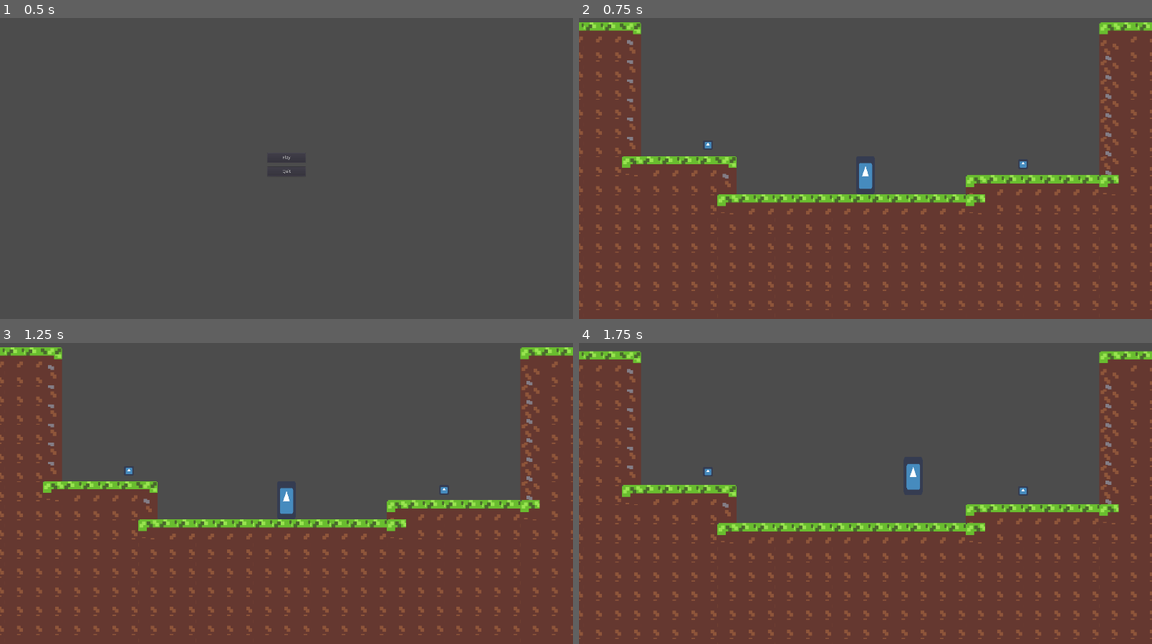
Above: before the commit, frames 1-4 (two rows, left to right).
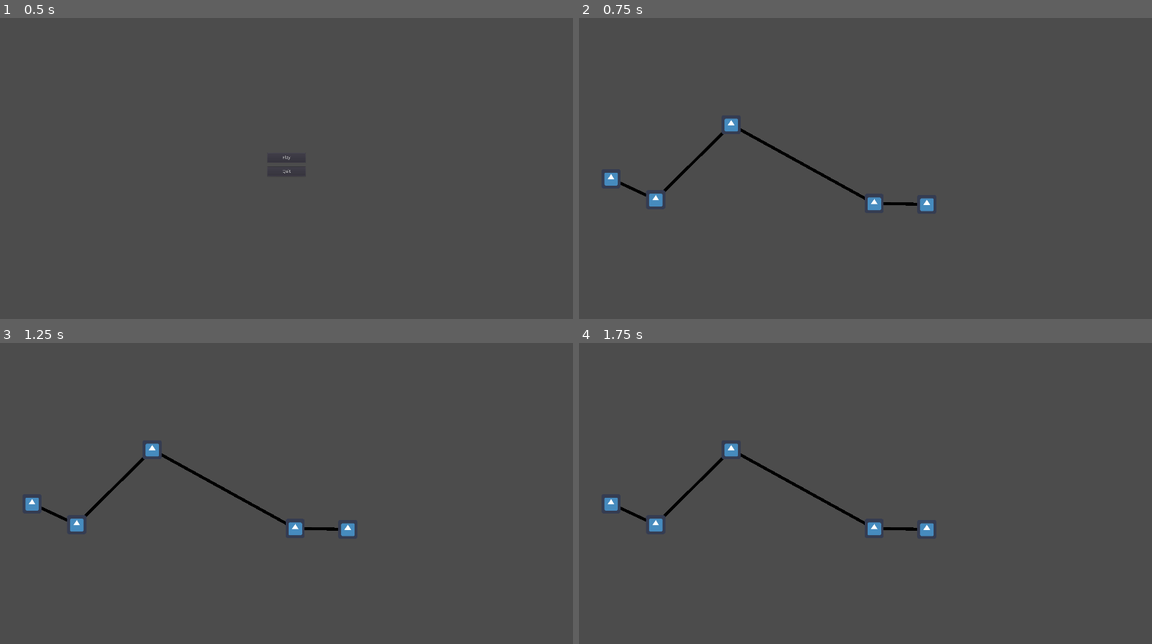
Above: after the commit, the same moments.

Repository: ajohnfowler/VimJam
Game: Godot game, scene res://scenes/Menu.tscn
Two runs of this game, one before a commit and one after it. Both use one fixed random seed, a clock stepped at 60 frames per second and the inputs below. The engine's default icon, where the game draws it, is replaced by a stand-in: a white triangle on a blue panel in a dark square.
Inputs (mouse positions are in pixels of both pictures, inside the frame that each line leads up to):
- Up to frame 1 (0.5 s): no input
- Up to frame 2 (0.75 s): click "Play" at 0.5 s
- Up to frame 3 (1.25 s): no input
- Up to frame 4 (1.75 s): tap Enter at 1.25 s; move the mouse to (991, 466) at 1.27 s; hold D (move_right) from 1.28 s (still down); click (991, 466) at 1.42 s; tap Space (jump) at 1.52 s

Frame 1 is identical in both runs. In frame 2, 57% of the frame differs, in the area x 0-100%, y 1-100%; in frame 3, 57%; in frame 4, 56%.

Commit message:
Added working map functionality

Diff:
--- /dev/null
+++ b/actors/level_components.tscn
@@ -0,0 +1,13 @@
+[gd_scene load_steps=3 format=2]
+
+[ext_resource path="res://actors/gui/pause.tscn" type="PackedScene" id=1]
+[ext_resource path="res://actors/player.tscn" type="PackedScene" id=2]
+
+[node name="level_components" type="Node2D"]
+
+[node name="player" parent="." instance=ExtResource( 2 )]
+position = Vector2( 432, 198 )
+
+[node name="GUI" type="CanvasLayer" parent="."]
+
+[node name="pause" parent="GUI" instance=ExtResource( 1 )]
--- a/scenes/Menu.tscn
+++ b/scenes/Menu.tscn
@@ -1,7 +1,6 @@
 [gd_scene load_steps=2 format=2]
 
 [ext_resource path="res://scripts/menu.gd" type="Script" id=1]
-
 
 [node name="Menu" type="Control"]
 anchor_right = 1.0
--- a/scenes/Game.tscn
+++ b/scenes/levels/1.tscn
@@ -1,11 +1,10 @@
-[gd_scene load_steps=18 format=2]
+[gd_scene load_steps=17 format=2]
 
 [ext_resource path="res://sprites/icon.png" type="Texture" id=1]
-[ext_resource path="res://actors/player.tscn" type="PackedScene" id=2]
-[ext_resource path="res://actors/gui/pause.tscn" type="PackedScene" id=3]
-[ext_resource path="res://actors/map_pickup.tscn" type="PackedScene" id=4]
-[ext_resource path="res://actors/abilities/ability_pickup.tscn" type="PackedScene" id=5]
-[ext_resource path="res://sprites/TileMap.png" type="Texture" id=6]
+[ext_resource path="res://actors/level_components.tscn" type="PackedScene" id=2]
+[ext_resource path="res://actors/map_pickup.tscn" type="PackedScene" id=3]
+[ext_resource path="res://actors/abilities/ability_pickup.tscn" type="PackedScene" id=4]
+[ext_resource path="res://sprites/TileMap.png" type="Texture" id=5]
 
 [sub_resource type="ConvexPolygonShape2D" id=1]
 points = PoolVector2Array( 64, 64, 0, 64, 0, 0, 64, 0 )
@@ -138,22 +137,17 @@
 } ]
 1/z_index = 0
 
-[node name="Game" type="Node2D"]
-
-[node name="player" parent="." instance=ExtResource( 2 )]
-position = Vector2( 432, 198 )
-
-[node name="GUI" type="CanvasLayer" parent="."]
-
-[node name="pause" parent="GUI" instance=ExtResource( 3 )]
+[node name="1" type="Node2D"]
 
 [node name="TileMap" type="TileMap" parent="."]
 tile_set = SubResource( 2 )
 format = 1
 tile_data = PoolIntArray( -327694, 1, 0, -327693, 1, 1, -327692, 1, 1, -327691, 1, 2, -262158, 1, 65536, -262157, 1, 65 …(12654 unchanged characters)…
 
-[node name="map_piece" parent="." instance=ExtResource( 4 )]
+[node name="map_piece" parent="." instance=ExtResource( 3 )]
 position = Vector2( 960, 152 )
 
-[node name="ability_pickup" parent="." instance=ExtResource( 5 )]
+[node name="ability_pickup" parent="." instance=ExtResource( 4 )]
 position = Vector2( -96, 88 )
+
+[node name="level_components" parent="." instance=ExtResource( 2 )]
--- a/scripts/globals/map_generator.gd
+++ b/scripts/globals/map_generator.gd
@@ -6,14 +6,14 @@
 var max_node_gap
 
 class MapNode:
+	var id: int
 	var position: Vector2
 	var next_node: MapNode
 	var previous_node: MapNode
-	var map_option: int
+	var level: int
 	var passed: bool
 
 func _ready():
-
 	max_node_gap = 1920/number_of_steps
 	randomize()
 	GenerateMap()
@@ -27,8 +27,9 @@
 	# Make the There node
 	var there = MapNode.new()
 	there.position = Vector2(0,540) + Vector2(rand_range(100,200), rand_range(-300,300))
-	there.map_option = 1
+	there.level = 1
 	there.passed = false
+	there.id = map_nodes.size()
 	map_nodes.append(there)
 
 	MakePoint(there, number_of_steps)
@@ -41,10 +42,8 @@
 	node.position = parent.position + Vector2(rand_range(100,max_node_gap), rand_range(-300,300))
 
 	parent.next_node = node
+	node.level = rand_range(1,5)
+	node.id = map_nodes.size()
 	map_nodes.append(node)
 	MakePoint(node, step_number-1)
 	return
-
-func MakeLines(start,end):
-
-	pass
--- a/scripts/globals/player_variables.gd
+++ b/scripts/globals/player_variables.gd
@@ -3,6 +3,10 @@
 
 var collected_maps = []
 var abilities = []
+var current_level = 0
+# Used to determine if player has reached "Back"
+# if so then all levels are reversed
+var been_to_back = false
 
 func CollectedMap(piece):
 	collected_maps.append(piece)
--- a/scripts/map.gd
+++ b/scripts/map.gd
@@ -11,6 +11,7 @@
 		var point = map_point.instance()
 		add_child(point)
 		point.position = node.position
+		point.id = node.id
 		if node.next_node != null:
 			point.get_node("Line").set_points([Vector2.ZERO, node.next_node.position-node.position])
 
--- a/scripts/map_point.gd
+++ b/scripts/map_point.gd
@@ -1,10 +1,17 @@
 extends Area2D
 class_name map_tile
+
+var id
 
 func _on_map_tile_input_event(viewport, event, shape_idx):
 	# Called when the mouse is released over the map tile.
 	if event is InputEventMouseButton and not event.pressed:
-		print(event)
+		var level_number = MapGenerator.map_nodes[id].level
+		var level_scene = "res://scenes/levels/"+str(level_number)+".tscn"
+		# Move player indicator to new node
+
+		# Once player gets to new node load the level
+		SceneManager.goto_scene(level_scene)
 
 # On mouse enter highlight
 func _on_map_tile_mouse_entered():
--- a/scripts/menu.gd
+++ b/scripts/menu.gd
@@ -2,7 +2,7 @@
 class_name menu
 
 func _on_Play_pressed():
-	SceneManager.goto_scene("res://scenes/Game.tscn")
+	SceneManager.goto_scene("res://scenes/Map.tscn")
 
 func _on_Quit_pressed():
 	get_tree().quit()
Not shown: 1 places in scenes/levels/1.tscn that only renumber resources
